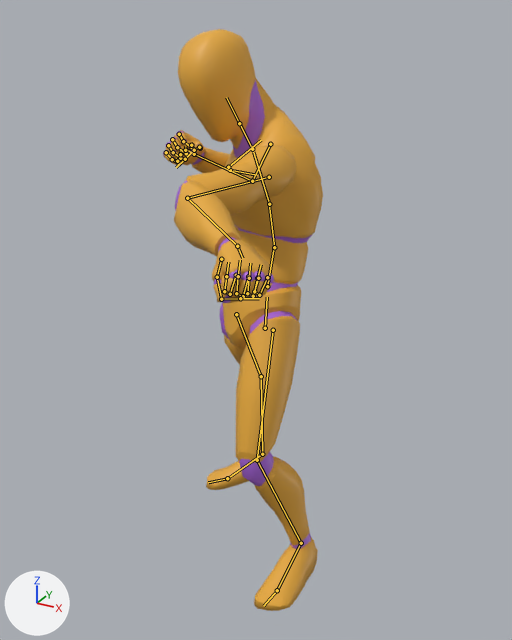
The glTF model public/models/quaternius/blender-strikes-core.glb: old version first, new version second.
The view is the same before and after, from a camera (50 mm lens) standing at (0.981, -1.867, 1.758) and looking at (0.048, -0.17, 0.909). Arrows for +X, +Y and +Z are at lower left; the lights stay in place. The picture after the commit comes second. Both versions are drawn at frame 4 of the action 'BF_Jab_L'; the numbers are the values there. The bones that change, and the others that lie on the model, are drawn over the model as lines.

Names of what the first picture shows: 'Mannequin'.
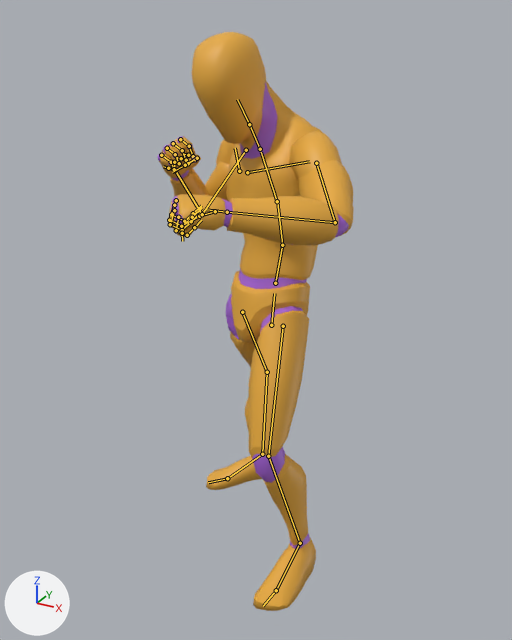
Boxes [x1, y1, x2, y2] around the edits, measured in the pictures (512 x 640 px):
'Mannequin', posed (22% wider)
    before: [163, 29, 323, 611]
    after: [158, 32, 353, 611]
bone 'pelvis', root to tip
    before: (265, 328) to (267, 297)
    after: (271, 325) to (274, 293)
bone 'spine_02', root to tip
    before: (274, 247) to (269, 203)
    after: (282, 245) to (277, 201)
bone 'spine_03', root to tip
    before: (269, 204) to (253, 152)
    after: (277, 201) to (261, 152)
bone 'neck_01', root to tip
    before: (252, 149) to (239, 123)
    after: (260, 149) to (249, 124)
bone 'Head', root to tip
    before: (239, 123) to (226, 97)
    after: (249, 124) to (237, 99)
bone 'upperarm_l', root to tip
    before: (269, 177) to (187, 198)
    after: (316, 163) to (335, 222)
bone 'lowerarm_l', root to tip
    before: (187, 198) to (237, 246)
    after: (335, 222) to (227, 212)
bone 'upperarm_r', root to tip
    before: (270, 144) to (252, 181)
    after: (246, 150) to (202, 214)
bone 'lowerarm_r', root to tip
    before: (252, 181) to (194, 154)
    after: (202, 214) to (175, 170)
bone 'hand_r', root to tip
    before: (194, 154) to (185, 149)
    after: (175, 170) to (174, 160)
bone 'thigh_l', root to tip
    before: (273, 330) to (257, 460)
    after: (283, 326) to (268, 456)
bone 'calf_l', root to tip
    before: (257, 460) to (301, 543)
    after: (268, 456) to (300, 543)
bone 'foot_l', root to tip
    before: (301, 543) to (277, 590)
    after: (300, 543) to (276, 590)
bone 'thigh_r', root to tip
    before: (236, 314) to (261, 376)
    after: (242, 312) to (267, 372)
bone 'calf_r', root to tip
    before: (261, 376) to (262, 454)
    after: (267, 372) to (262, 454)

The edits, one by one:
Bone 'pelvis' (bone_pelvis) moves from (0.012, -0.066, 0.115) to (0.017, -0.075, 0.081).
Bone 'pelvis' (bone_pelvis) turns from (-23, -20, 8) to (-24, -15, 6) degrees about its own x, y and z.
Bone 'spine_02' (bone_spine_02) moves from (0.004, -0.001, 0.002) to (0.003, -0.001, 0.003).
Bone 'spine_02' (bone_spine_02) turns from (30, -6, -3) to (32, -1, 1) degrees about its own x, y and z.
Bone 'spine_03' (bone_spine_03) moves from (0.003, 0.0, 0.001) to (0.002, 0.0, 0.003).
Bone 'spine_03' (bone_spine_03) turns from (10, -25, -1) to (12, -5, 1) degrees about its own x, y and z.
Bone 'neck_01' (bone_neck_01) turns from (-3, 17, -5) to (-4, 3, -3) degrees about its own x, y and z.
Bone 'Head' (bone_head) turns from (10, 24, 1) to (12, 13, 1) degrees about its own x, y and z.
Bone 'upperarm_l' (bone_upperarm_l) turns from (37, 2, 13) to (26, 23, -8) degrees about its own x, y and z.
Bone 'lowerarm_l' (bone_lowerarm_l) turns from (-86, -35, 19) to (80, -52, 4) degrees about its own x, y and z.
Bone 'upperarm_r' (bone_upperarm_r) turns from (22, -7, 34) to (40, -15, 40) degrees about its own x, y and z.
Bone 'lowerarm_r' (bone_lowerarm_r) turns from (122, 24, -1) to (122, 28, -1) degrees about its own x, y and z.
Bone 'hand_r' (bone_hand_r) turns from (17, 33, 15) to (15, 8, 7) degrees about its own x, y and z.
Bone 'thigh_l' (bone_thigh_l) turns from (0, 0, -10) to (-1, 0, -12) degrees about its own x, y and z.
Bone 'calf_l' (bone_calf_l) turns from (40, -8, 1) to (39, -11, 1) degrees about its own x, y and z.
Bone 'foot_l' (bone_foot_l) turns from (-17, -10, 3) to (-13, -3, 9) degrees about its own x, y and z.
Bone 'thigh_r' (bone_thigh_r) turns from (-70, 142, -33) to (-70, 148, -31) degrees about its own x, y and z.
Bone 'calf_r' (bone_calf_r) turns from (14, 37, -3) to (20, 39, -3) degrees about its own x, y and z.
Bone 'foot_r' (bone_foot_r) turns from (46, -2, -141) to (50, -5, -142) degrees about its own x, y and z.
